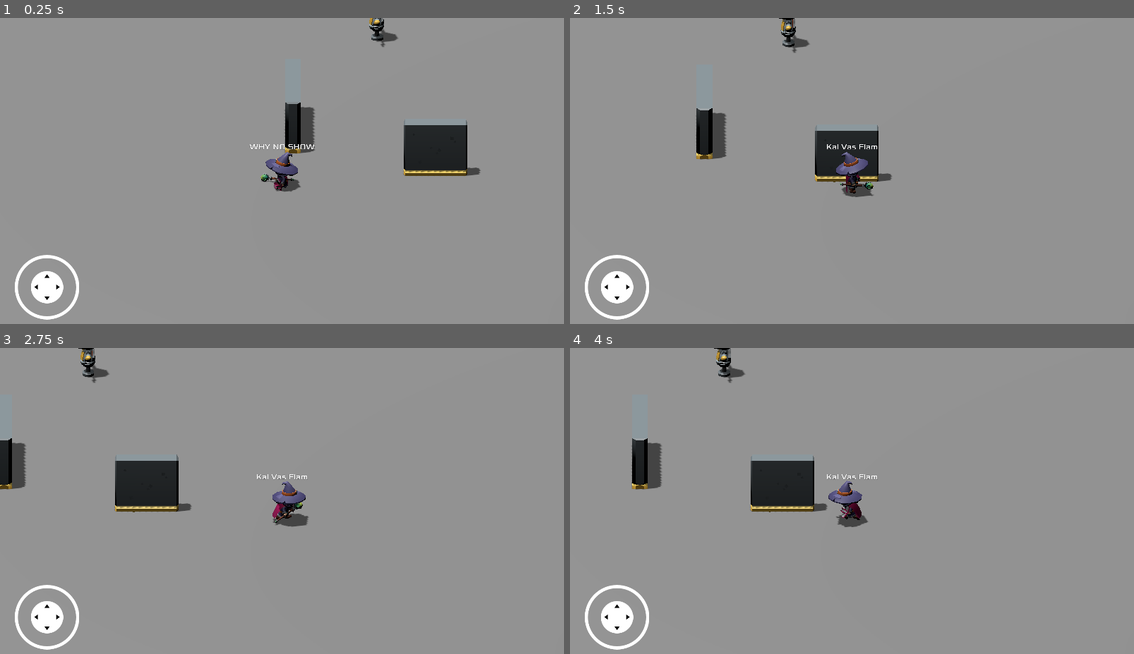
Above: before the commit, frames 1-4 (two rows, left to right).
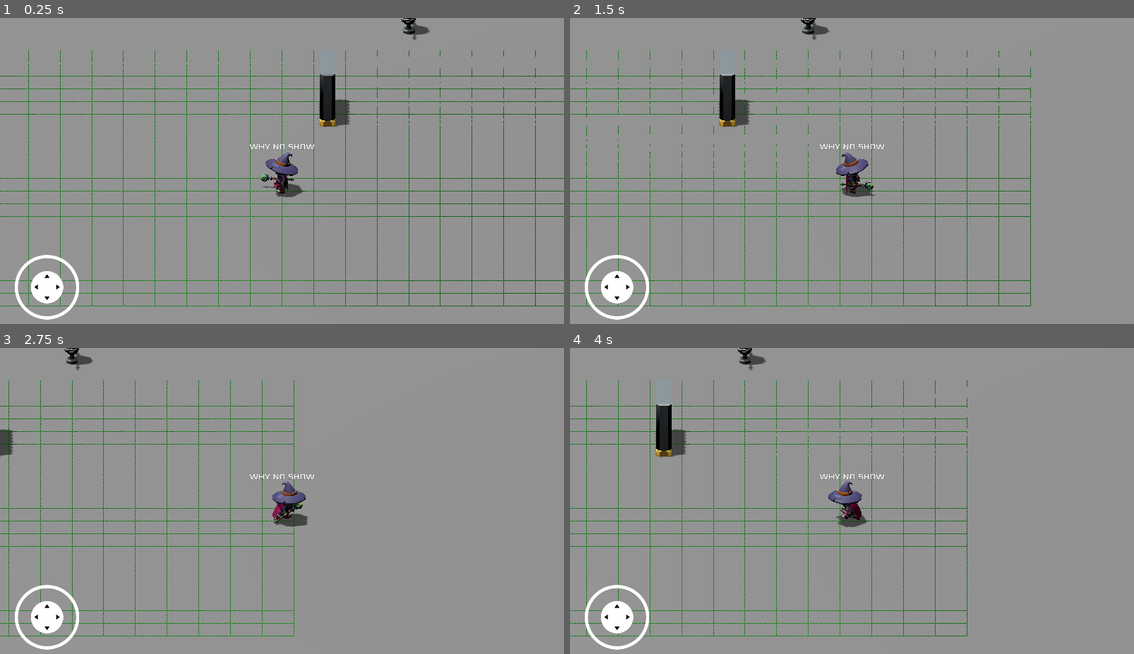
Above: after the commit, the same moments.

Repository: Domaeos/Duelag
Game: Godot game, scene res://main.tscn
The game is run twice, just before and just after one commit, with the same random seed, the same clock (stepped at 60 frames per second) and the same inputs. The project has no main scene, so this scene is started directly.
Inputs (mouse positions are in pixels of both pictures, inside the frame that each line leads up to):
- Up to frame 1 (0.25 s): no input
- Up to frame 2 (1.5 s): move the mouse to (976, 161) at 0.52 s; hold Right (move_right) 0.53-1.25 s; tap P (flamestrike) at 0.6 s; click (976, 161) at 0.67 s; drag from (739, 192) to (823, 238) at 1.27 s
- Up to frame 3 (2.75 s): move the mouse to (338, 436) at 2.02 s; hold Right (move_right) from 2.03 s (still down); tap P (flamestrike) at 2.1 s
- Up to frame 4 (4 s): release Right (move_right) at 2.75 s; drag from (823, 568) to (682, 458) at 2.77 s; tap Enter at 3.5 s; move the mouse to (1021, 553) at 3.52 s; hold Left (move_left) from 3.53 s (still down); tap P (flamestrike) at 3.6 s

The runs differ from the first frame. In frame 1, 7.9% of the frame differs, in the area x 0-100%, y 0-95%; in frame 2, 6.7%; in frame 3, 5.4%; in frame 4, 6.8%.

Commit message:
Smooth movement

Diff:
--- /dev/null
+++ b/grid_drawer.gd
@@ -0,0 +1,39 @@
+extends Node3D
+
+@export var grid_size: float = 2.0  # Size of each grid cell
+@export var grid_extent: int = 10  # How far the grid extends in each direction
+@export var grid_color: Color = Color(0.2, 0.8, 0.2, 0.8)  # Grid line color
+@export var line_thickness: float = 0.05  # Thickness of grid lines
+
+var line_material: StandardMaterial3D
+
+func _ready():
+	# Create a line material
+	line_material = StandardMaterial3D.new()
+	line_material.albedo_color = grid_color
+	line_material.unshaded = true
+
+	# Generate the grid lines
+	_draw_grid()
+
+func _draw_grid():
+	var mesh = ImmediateMesh.new()
+
+	# Add grid lines on the XZ plane
+	mesh.surface_begin(Mesh.PRIMITIVE_LINES, line_material)
+	for x in range(-grid_extent, grid_extent + 1):
+		# Vertical lines (along Z-axis)
+		mesh.surface_add_vertex(Vector3(x * grid_size, 0, -grid_extent * grid_size))
+		mesh.surface_add_vertex(Vector3(x * grid_size, 0, grid_extent * grid_size))
+
+	for z in range(-grid_extent, grid_extent + 1):
+		# Horizontal lines (along X-axis)
+		mesh.surface_add_vertex(Vector3(-grid_extent * grid_size, 0, z * grid_size))
+		mesh.surface_add_vertex(Vector3(grid_extent * grid_size, 0, z * grid_size))
+	mesh.surface_end()
+
+	# Add the mesh instance to the scene
+	var mesh_instance = MeshInstance3D.new()
+	mesh_instance.mesh = mesh
+	mesh_instance.material_override = line_material
+	add_child(mesh_instance)
--- /dev/null
+++ b/gridmap.tscn
@@ -0,0 +1,4 @@
+[gd_scene format=3 uid="uid://ddxr82ni1gs38"]
+
+[node name="GridMap" type="GridMap"]
+cell_size = Vector3(1, 1, 1)
--- a/main.tscn
+++ b/main.tscn
@@ -1,10 +1,11 @@
-[gd_scene load_steps=6 format=3 uid="uid://bg4mt5wcee8s8"]
+[gd_scene load_steps=7 format=3 uid="uid://bg4mt5wcee8s8"]
 
 [ext_resource type="PackedScene" uid="uid://de3ijvmumhh4o" path="res://ground.tscn" id="1_ttete"]
 [ext_resource type="PackedScene" uid="uid://cgw7amrpssd5e" path="res://player.tscn" id="2_m7wmo"]
 [ext_resource type="PackedScene" uid="uid://c3c8r12yj5toq" path="res://gltf/Wall.gltf" id="3_8vjgg"]
 [ext_resource type="PackedScene" uid="uid://c6hx242pvwdul" path="res://Assets/Effects/practise_dummy.tscn" id="4_i3m74"]
 [ext_resource type="PackedScene" uid="uid://dmr0fcamx7t56" path="res://addons/virtual_joystick/virtual_joystick_scene.tscn" id="5_tbph1"]
+[ext_resource type="Script" path="res://grid_drawer.gd" id="6_n62xx"]
 
 [node name="Main" type="Node"]
 
@@ -18,7 +19,7 @@
 shadow_blur = 5.0
 
 [node name="Player" parent="." node_paths=PackedStringArray("current_enemy") instance=ExtResource("2_m7wmo")]
-transform = Transform3D(1, 0, 0, 0, 1, 0, 0, 0, 1, 0, -0.4, 0)
+transform = Transform3D(1, 0, 0, 0, 1, 0, 0, 0, 1, 1, 0, 1)
 floor_constant_speed = true
 current_enemy = NodePath("../PractiseDummy")
 
@@ -33,13 +34,7 @@
 far = 100.0
 
 [node name="Wall" parent="." instance=ExtResource("3_8vjgg")]
-transform = Transform3D(1, 0, 0, 0, 1, 0, 0, 0, 2, -10, -0.5, -0.682)
-
-[node name="Wall2" parent="." instance=ExtResource("3_8vjgg")]
-transform = Transform3D(1, 0, 0, 0, 1, 0, 0, 0, 2, -7, -0.5, -0.682)
-
-[node name="Wall3" parent="." instance=ExtResource("3_8vjgg")]
-transform = Transform3D(-4.37114e-08, 0, 2, 0, 1, 0, -1, 0, -8.74228e-08, -2, -0.5, -9.682)
+transform = Transform3D(1, 0, 0, 0, 1, 0, 0, 0, 2, -10.1, -0.4, -0.882)
 
 [node name="PractiseDummy" parent="." instance=ExtResource("4_i3m74")]
 transform = Transform3D(1, 0, 0, 0, 1, 0, 0, 0, 1, -23, 0, -6)
@@ -58,3 +53,6 @@
 offset_right = 285.0
 offset_bottom = 92.0
 scale = Vector2(0.66, 0.66)
+
+[node name="GridDrawer" type="Node3D" parent="."]
+script = ExtResource("6_n62xx")
--- a/player.gd
+++ b/player.gd
@@ -1,108 +1,89 @@
 extends can_be_damaged
+
+signal show_text(message: String)
 
 # Movement settings
 @export var casting: String
 @export var current_enemy: can_be_damaged
-@export var speed: float = 0.15  # Movement speed (tiles per second)
+
 @export var grid_size: float = 2.0  # Size of each grid cell
+@export var speed: float = 15.0  # Speed of movement (tiles per second)
 
-var target_position: Vector3  # Target position the player will move towards
-var moving: bool = false  # Whether the character is currently moving
-var direction: Vector3 = Vector3.ZERO  # Direction of movement
-var move_duration: float = 1.0  # Time it takes to move to the next grid cell
-
-signal show_text(message: String)
+var direction: Vector3 = Vector3.ZERO
+var target_position: Vector3
+var moving: bool = false  # Whether the player is currently moving
 
 func _ready():
-	# Snap the starting position to the grid
-	target_position = global_transform.origin.snapped(Vector3(grid_size, grid_size, grid_size))
+	# Snap the player's initial position to the center of the grid
+	global_transform.origin = snap_to_grid(global_transform.origin)
+	target_position = global_transform.origin
 
 func _physics_process(delta):
-	# Handle spell casting
-	if Input.is_action_just_pressed("flamestrike"):
-		show_text.emit("Kal Vas Flam")
-		$SpellTimer.wait_time = 3.5
-		$SpellTimer.start()
+	# Handle input for movement
+	if Input.is_action_pressed("move_right"):
+		direction.z -= 1
+	elif Input.is_action_pressed("move_left"):
+		direction.z += 1
+	elif Input.is_action_pressed("move_down"):
+		direction.x += 1
+	elif Input.is_action_pressed("move_up"):
+		direction.x -= 1
+	else:
+		# No movement input, stop velocity and return to idle animation
+		direction = Vector3.ZERO
+		velocity = Vector3.ZERO
+		moving = false
+		$Pivot/Mage/AnimationPlayer.play("Idle")
+		return
 
-	# Handle movement only if the player is not currently moving
-	if moving:
-		move_duration -= delta
+	# Normalize the direction vector to ensure consistent speed
+	if direction != Vector3.ZERO:
+		direction = direction.normalized()
+		# Set the target position (target grid center)
+		var intended_position = global_transform.origin + direction * grid_size
+		target_position = snap_to_grid(intended_position)
 
-		# Smooth movement towards the target position using lerp
-		global_transform.origin = global_transform.origin.lerp(target_position, 1 - (move_duration / speed))
+		# Set velocity to move the player at the desired speed
+		velocity = direction * speed
 
-		# If we've reached the target position, stop moving
-		if move_duration <= 0:
-			global_transform.origin = target_position
+		# Move towards target position if distance is greater than a threshold
+		if global_transform.origin.distance_to(target_position) > 0.1:
+			moving = true
+		else:
+			# Stop movement once the target is reached
 			moving = false
-
-	# Handle input when the player is not moving
-	if not moving:
-		direction = Vector3.ZERO  # Reset direction
-
-		# Capture movement input
-		if Input.is_action_pressed("move_right"):
-			direction.z -= 1
-		if Input.is_action_pressed("move_left"):
-			direction.z += 1
-		if Input.is_action_pressed("move_down"):
-			direction.x += 1
-		if Input.is_action_pressed("move_up"):
-			direction.x -= 1
-
-		# Normalize the direction to ensure consistent speed
-		if direction != Vector3.ZERO:
-			direction = direction.normalized()
-
-			# Move exactly one grid cell forward/back/left/right
-			var intended_position = global_transform.origin + direction * grid_size
-
-			# Snap the intended position to the grid to maintain consistency
-			intended_position = intended_position.snapped(Vector3(grid_size, grid_size, grid_size))
-
-			# Check for collisions before moving
-			if can_move_to(intended_position):
-				moving = true
-				target_position = intended_position
-
-				# Set move duration to be the speed, to ensure consistent movement time
-				move_duration = speed
-
-				# Play running animation
-				$Pivot/Mage/AnimationPlayer.play("Running_A")
-
-				# Update rotation to face movement direction
-				var flipped = -direction
-				$Pivot.basis = Basis.looking_at(flipped)
-			else:
-				$Pivot/Mage/AnimationPlayer.play("Idle")  # Stay idle if blocked
-		else:
-			# Play idle animation if no movement direction
+			velocity = Vector3.ZERO
 			$Pivot/Mage/AnimationPlayer.play("Idle")
 
-	# Apply movement only along the x and z axes
-	velocity.x = direction.x * speed  # Apply horizontal movement (x-axis)
-	velocity.z = direction.z * speed  # Apply horizontal movement (z-axis)
+		# Play running animation while moving
+		$Pivot/Mage/AnimationPlayer.play("Running_A")
 
-	# Use move_and_slide() to move the character
-	move_and_slide()
+	# If moving, apply velocity to move the player
+	if moving:
+		# Move using velocity
+		move_and_slide()  # No arguments needed
 
-# Collision check function
+		# Update rotation to face movement direction
+		var flipped_direction = -direction
+		$Pivot.basis = Basis.looking_at(flipped_direction)
+
+# Snap to the center of the grid cell
+func snap_to_grid(position: Vector3) -> Vector3:
+	return Vector3(
+		floor(position.x / grid_size + 0.5) * grid_size,
+		floor(position.y / grid_size + 0.5) * grid_size,
+		floor(position.z / grid_size + 0.5) * grid_size
+	)
+
+# Check for collisions
 func can_move_to(new_position: Vector3) -> bool:
-	# Perform a collision check at the intended position
 	var space_state = get_world_3d().direct_space_state
-
-	# Create a PhysicsRayQueryParameters3D object
 	var ray_params = PhysicsRayQueryParameters3D.new()
 	ray_params.from = global_transform.origin
 	ray_params.to = new_position
-	ray_params.collide_with_areas = true
 	ray_params.collide_with_bodies = true
 	ray_params.exclude = [self]
-	# Perform the raycast
-	var collision = space_state.intersect_ray(ray_params)
-	# Return true if no collision was detected
-	return collision.is_empty()
+	return space_state.intersect_ray(ray_params).is_empty()
 
 func _on_spell_timeout() -> void:
 	show_text.emit("BAM")
--- a/project.godot
+++ b/project.godot
@@ -13,10 +13,6 @@
 config/name="UO-dueller"
 config/features=PackedStringArray("4.3", "GL Compatibility")
 config/icon="res://icon.svg"
-
-[debug]
-
-settings/stdout/print_fps=true
 
 [dotnet]
 
